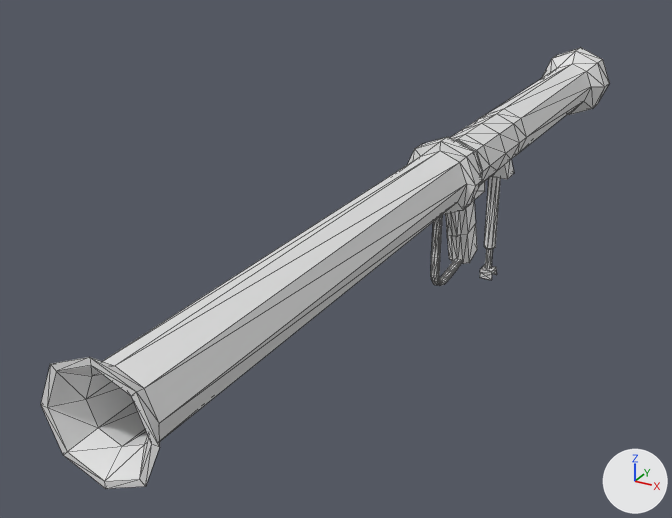
One commit to the FBX model LD41/Assets/basooka_v01.FBX: the scene before it, then after it.
Rendered twice from a camera (50 mm lens) standing at (0.86, -2.18, 1.58) and looking at (-0.23, -0.2, 0.59). Lighting does not change. The marker at lower right points along +X, +Y and +Z. Mesh edges are drawn as thin lines. Where no turn or scale is listed for an object, it has been applied to the vertices. Vertices at the same position are counted once.

Objects in the first picture: 'basooka'.
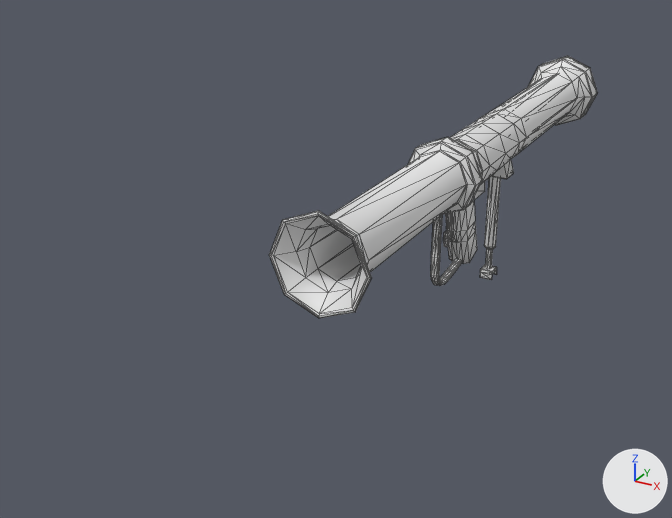
Commit message: Podmiana bazooki (zmiana długości)

Where the newer file only moved an object's origin or applied its transform, the numbers keep the older frame.

Boxes (x1, y1, x2, y2) around the edits, measured in the pictures (672 x 518 px):
'basooka', reshaped (42% narrower, 40% shorter)
    before: (41, 48, 609, 489)
    after: (269, 56, 597, 318)
part 1 of me_mesh, built on
    before: (445, 177, 500, 275)
    after: (408, 137, 514, 280)
part 2 of me_mesh, built on
    before: (487, 48, 609, 153)
    after: (269, 56, 597, 318)
part 3 of me_mesh, deleted
    before: (41, 151, 466, 489)

The change in detail:
me_mesh is used by ob_basooka; location (0.0, -0.046, 0.636).
me_mesh had 383 vertices, 712 faces and spanned x -0.12..0.12, y -1.28..1.28, z -0.28..0.28.
me_mesh now has 636 vertices, 1228 faces and spans x -0.12..0.12, y -0.63..1.12, z -0.28..0.29.
me_mesh part 1: 2 vertices moved within x -0.01..0.01, y 0.1, z -0.03; 21 vertices removed from x -0.03..0.03, y 0.08..0.45, z -0.28..0.09; 203 vertices added at x -0.1..0.1, y -0.01..0.47, z -0.28..0.26.
me_mesh part 2: 18 vertices moved from x -0.12..0.12, y 1.19..1.28, z 0.05..0.28 to x -0.09..0.09, y 1.01..1.05, z 0.07..0.26; 7 vertices removed from x -0.12..0.12, y 1.28, z 0.08..0.25; 118 vertices added at x -0.12..0.12, y -0.63..1.12, z 0.05..0.29.
me_mesh part 3: 40 vertices removed from x -0.11..0.11, y -1.28..-1.03, z 0.05..0.28.
me_mesh part 4: the surface is now shaded smooth.
